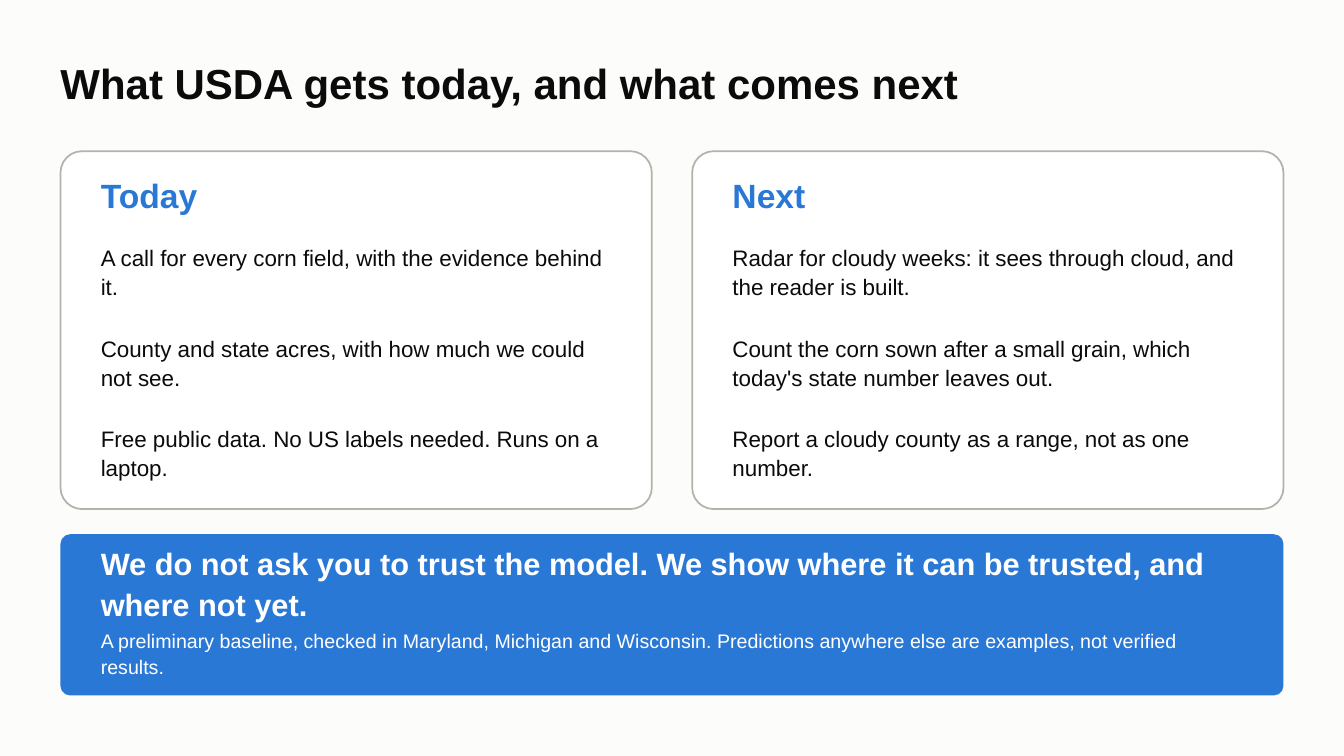
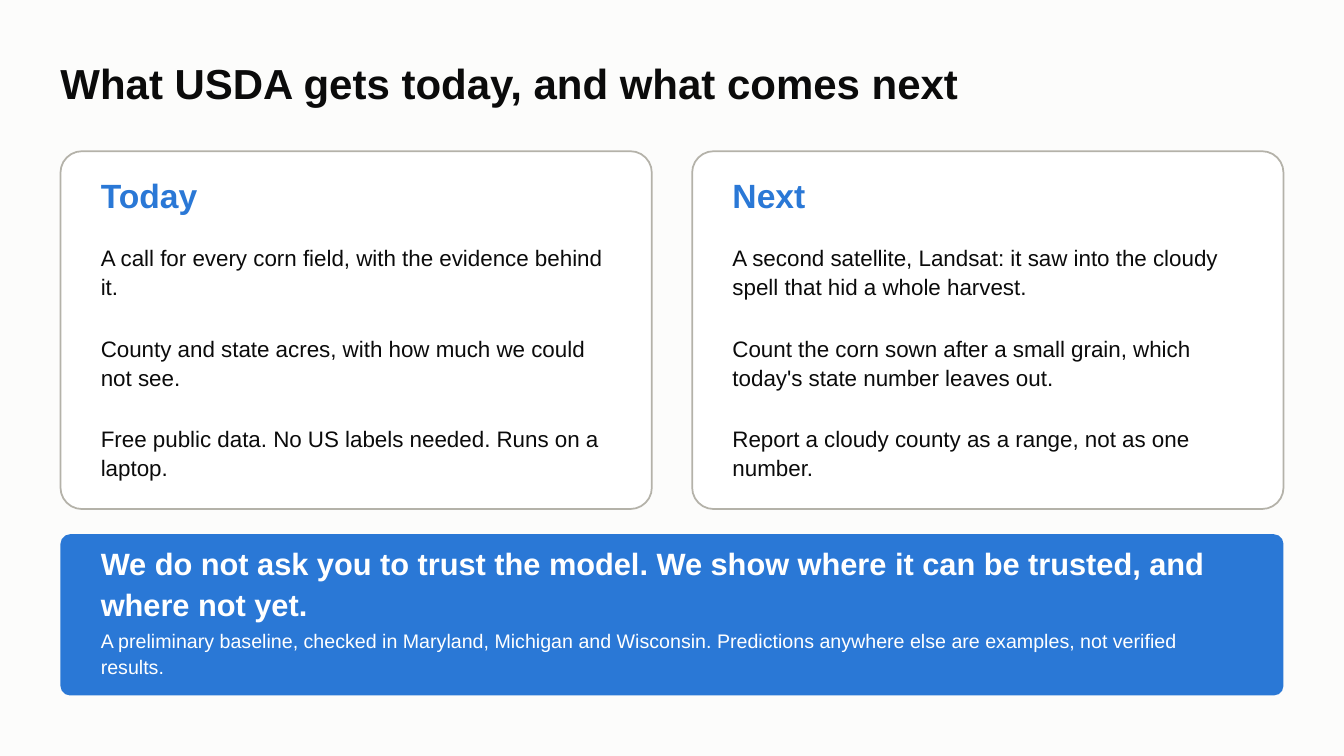
Before and after one commit to ChenSiyun1234/FieldVision, a slide deck: slide 9 of handoff/presentation/FieldVision_model_story.pptx. Drawn at 1344x756 pixels with LibreOffice and Linux fonts; fonts in the diff are those of the drawing. Boxes give left, top, right and bottom in pixels: in the first picture for what was removed or moved away, otherwise in the second. Text is boxed around its words. In the diff, an @@ line names an element or a change of style, - is before the commit and + after.

Commit message:
Deck: Landsat as the second satellite for the cloudy spell, measured response time

```diff
--- a/handoff/presentation/FieldVision_model_story.pptx
+++ b/handoff/presentation/FieldVision_model_story.pptx
@@ text at [732,249,1218,300]: text changed @@
-Radar for cloudy weeks: it sees through cloud, and the reader is built.
+A second satellite, Landsat: it saw into the cloudy spell that hid a whole harvest.
```
Also in this commit, not shown: 4 other slides changed, 1 other file.
